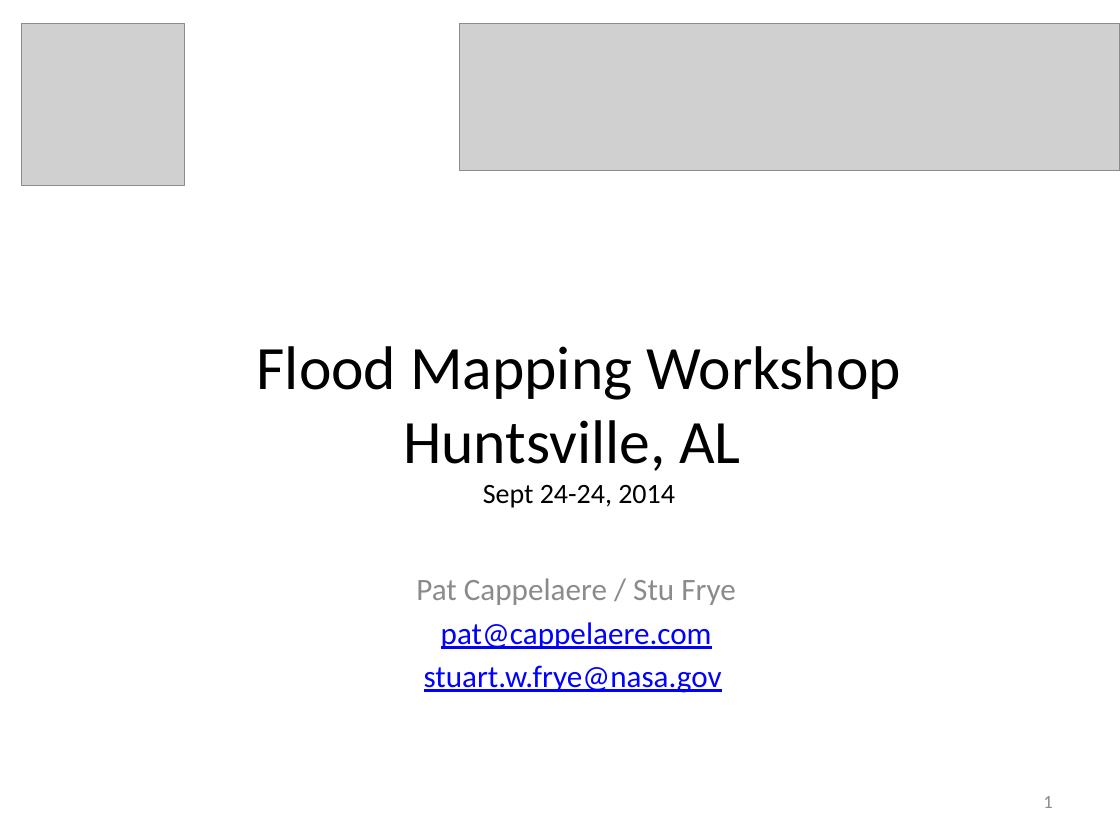
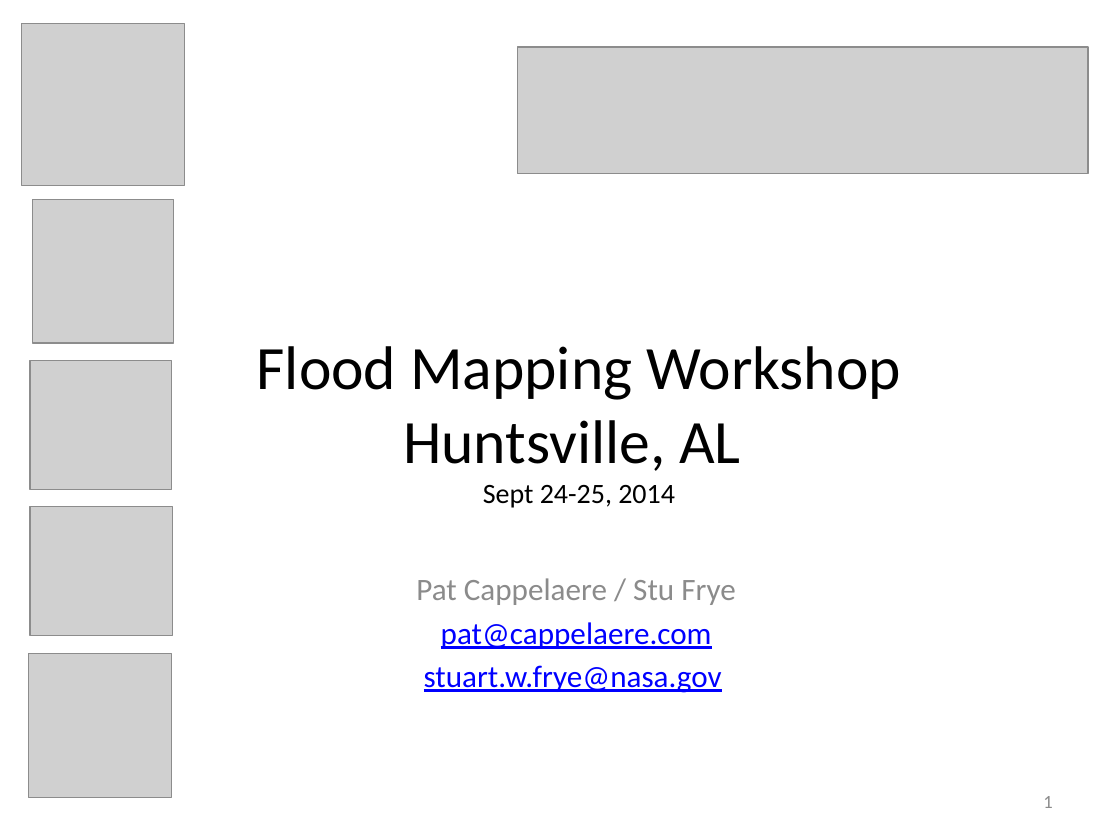
Before and after one commit to vightel/FloodMapsWorkshop, a slide deck: slide 1 of FloodMappingWorkshop.pptx. Drawn at 1120x840 pixels with LibreOffice and Linux fonts; fonts in the diff are those of the drawing; grey boxes stand for pictures. Boxes give left, top, right and bottom in pixels: in the first picture for what was removed or moved away, otherwise in the second. Text is boxed around its words. In the diff, an @@ line names an element or a change of style, - is before the commit and + after.

```diff
--- a/FloodMappingWorkshop.pptx
+++ b/FloodMappingWorkshop.pptx
@@ picture: place and size @@
-picture at box(459, 24, 1120, 170)
+picture at box(517, 47, 1089, 174)
@@ picture added at box(32, 199, 174, 343) @@
@@ title at box(257, 346, 901, 508): text changed @@
-Flood Mapping Workshop
-Huntsville, AL
-Sept 24-24, 2014
+Flood Mapping Workshop
+Huntsville, AL
+Sept 24-25, 2014
@@ picture added at box(30, 361, 171, 489) @@
@@ picture added at box(30, 506, 172, 635) @@
@@ picture added at box(28, 654, 171, 797) @@
```
Also in this commit, not shown: 11 other slides changed, 5 slides added, 9 other files.
